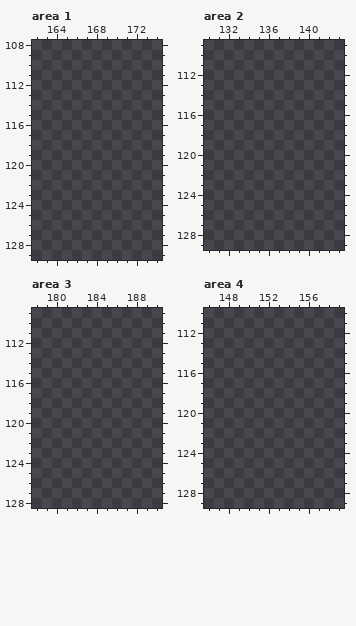
Pixel-art file -- Leore/Content/npc.aseprite. This is how it looked before the edit.
256x512 pixels, 1 frame. Colours within 5 levels of each other are drawn and written as one. Shown: area 1: x 162..174, y 108..129; area 2: x 130..143, y 109..129; area 3: x 178..190, y 109..128; area 4: x 146..159, y 110..129. The commit also changed other parts of the picture, which this record leaves out.
New version:
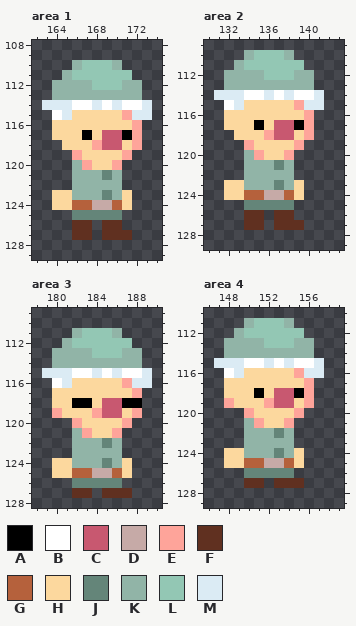
Palette (. is transparent): A #000000  B #ffffff  C #c85870  D #c6aaa7  E #fea49a  F #603020  G #b5613c  H #fcd89e  J #648579  K #91b4a7  L #93c7b4  M #dbebf4
The exact change:
Area 1:
y 110: x 166..170 ..... -> KLLLK
y 111: x 165..171 ....... -> KLLLLLL
y 112: x 164..172 ......... -> KKKKLLLKK
y 113: x 164..172 ......... -> KKKKKKKKK
y 114: x 163..173 ........... -> MMMBBMBMBBM
y 115: x 164..173 .......... -> BMHHHHHEMM
y 116: x 164..172 ......... -> HHHHHHHHE
y 117: x 164..172 ......... -> HHHAHCCAE
y 118: x 165..172 ........ -> HHHECCHE
y 119: x 166..171 ...... -> EHHHHE
y 120: x 166..170 ..... -> KEHHE
y 121: x 166..170 ..... -> KKKJK
y 122: x 166..170 ..... -> KKKKK
y 123: x 164..171 ........ -> HHKKKJKH
y 124: x 164..171 ........ -> HHGGDDGH
y 125: x 166..170 ..... -> JJJJJ
y 126: x 166..167 .. -> FF; x 169..170 .. -> FF
y 127: x 166..167 .. -> FF; x 169..171 ... -> FFF
Area 2:
y 110: x 134..138 ..... -> KLLLK
y 111: x 133..139 ....... -> KLLLLLL
y 112: x 132..140 ......... -> KKKKLLLKK
y 113: x 132..140 ......... -> KKKKKKKKK
y 114: x 131..141 ........... -> MMMBBMBMBBM
y 115: x 132..141 .......... -> BMHHHHHEMM
y 116: x 132..140 ......... -> HHHHHHHHE
y 117: x 132..140 ......... -> HHHAHCCAE
y 118: x 133..140 ........ -> HHHECCHE
y 119: x 134..139 ...... -> EHHHHE
y 120: x 134..138 ..... -> KEHHE
y 121: x 134..138 ..... -> KKKJK
y 122: x 134..138 ..... -> KKKKK
y 123: x 132..139 ........ -> HHKKKJKH
y 124: x 132..139 ........ -> HHGGDDGH
y 125: x 134..138 ..... -> JJJJJ
y 126: x 134..135 .. -> FF; x 137..138 .. -> FF
y 127: x 134..135 .. -> FF; x 137..139 ... -> FFF
Area 3:
y 111: x 182..186 ..... -> KLLLK
y 112: x 181..187 ....... -> KLLLLLL
y 113: x 180..188 ......... -> KKKKLLLKK
y 114: x 180..188 ......... -> KKKKKKKKK
y 115: x 179..189 ........... -> MMMBBMBMBBM
y 116: x 180..189 .......... -> BMHHHHHEMM
y 117: x 180..188 ......... -> HHHHHHHHE
y 118: x 180..188 ......... -> HHAAHCCAA
y 119: x 180..188 ......... -> EHHHECCHE
y 120: x 182..187 ...... -> EHHHHE
y 121: x 182..186 ..... -> KEHHE
y 122: x 182..186 ..... -> KKKJK
y 123: x 182..186 ..... -> KKKKK
y 124: x 180..187 ........ -> HHKKKJKH
y 125: x 180..187 ........ -> HHGGDDGH
y 126: x 182..186 ..... -> JJJJJ
y 127: x 182..183 .. -> FF; x 185..187 ... -> FFF
Area 4:
y 111: x 150..154 ..... -> KLLLK
y 112: x 149..155 ....... -> KLLLLLL
y 113: x 148..156 ......... -> KKKKLLLKK
y 114: x 148..156 ......... -> KKKKKKKKK
y 115: x 147..157 ........... -> MMMBBMBMBBM
y 116: x 148..157 .......... -> BMHHHHHEMM
y 117: x 148..156 ......... -> HHHHHHHHE
y 118: x 148..156 ......... -> HHHAHCCAE
y 119: x 148..156 ......... -> EHHHECCHE
y 120: x 150..155 ...... -> EHHHHE
y 121: x 150..154 ..... -> KEHHE
y 122: x 150..154 ..... -> KKKJK
y 123: x 150..154 ..... -> KKKKK
y 124: x 148..155 ........ -> HHKKKJKH
y 125: x 148..155 ........ -> HHGGDDGH
y 126: x 150..154 ..... -> JJJJJ
y 127: x 150..151 .. -> FF; x 153..155 ... -> FFF
